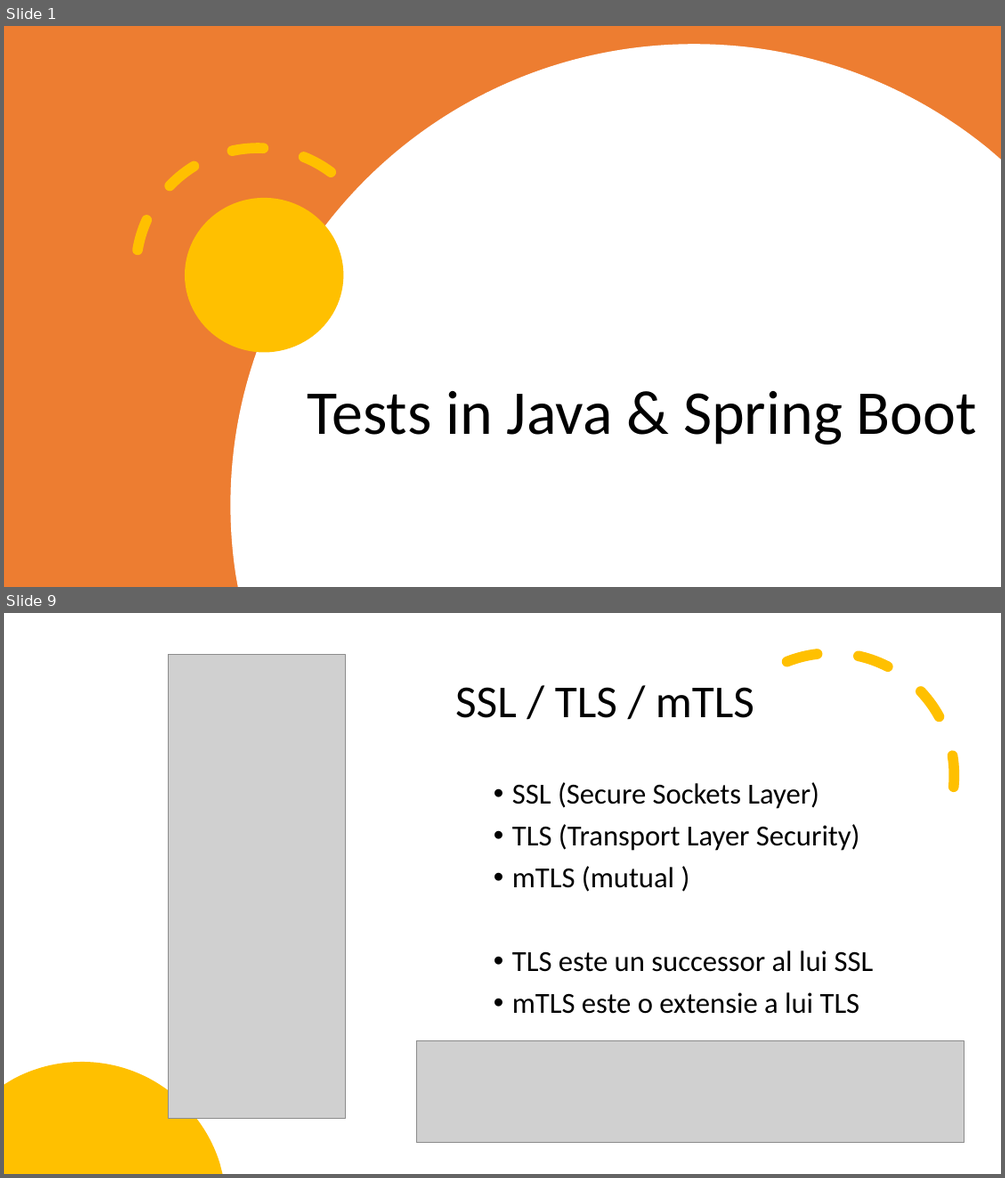
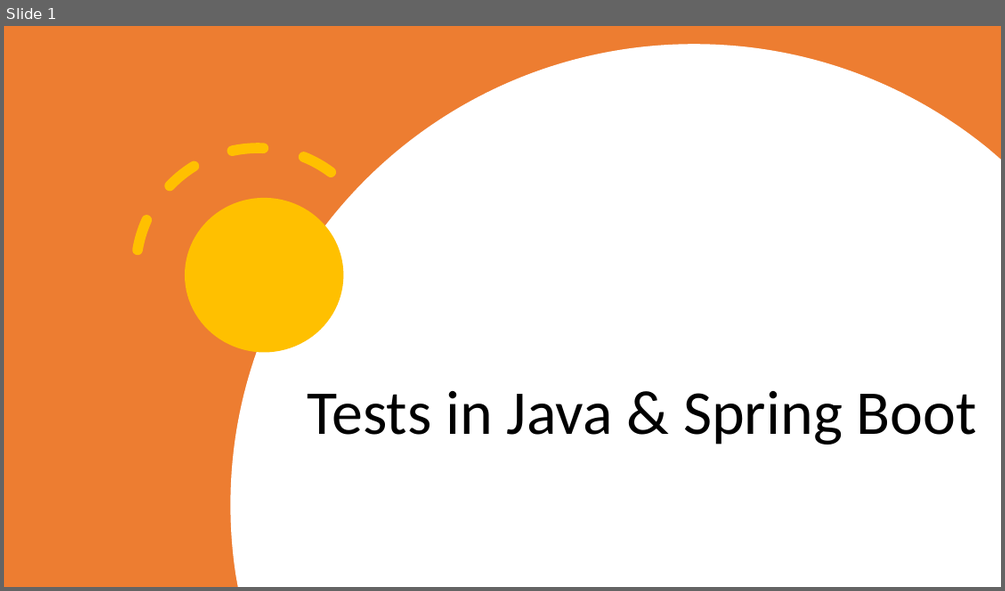
Before and after one commit to SergiuBabin/Personal_Workshops, a slide deck: Testing in Java (Spring Boot + Junit5 + Mockito)/HTTP & HTTPS.pptx. Shown one above the other, each under a label of ours: slides 1 and 9 before the commit, slide 1 after it; the slides between them are not shown. The pictures are 1005x1178 and 1005x591 pixels, drawn with LibreOffice and Linux fonts; fonts in the diff are those of the drawing; grey boxes stand for pictures. Boxes give left, top, right and bottom in pixels: in the first picture for what was removed or moved away, otherwise in the second. Text is boxed around its words. In the diff, an @@ line names an element or a change of style, - is before the commit and + after.

```diff
--- a/Testing in Java (Spring Boot + Junit5 + Mockito)/HTTP & HTTPS.pptx
+++ b/Testing in Java (Spring Boot + Junit5 + Mockito)/HTTP & HTTPS.pptx
@@ slide 9 removed at [4, 613, 1001, 1174], background #FFFFFF @@
@@ arc (boxed as its full ellipse) removed at [671, 614, 994, 937] @@
@@ picture removed at [168, 655, 346, 1119] @@
@@ title removed at [455, 687, 754, 718] @@
-SSL / TLS / mTLS
@@ text removed at [512, 782, 874, 1013] @@
-• SSL (Secure Sockets Layer)
-• TLS (Transport Layer Security)
-• mTLS (mutual )
-• TLS este un successor al lui SSL
-• mTLS este o extensie a lui TLS
@@ freeform shape removed at [4, 1062, 222, 1174] @@
@@ picture removed at [416, 1040, 964, 1142] @@
```
Also in this commit, not shown: 1 slide changed, 7 slides added, 9 other slides removed, 3 other files.
